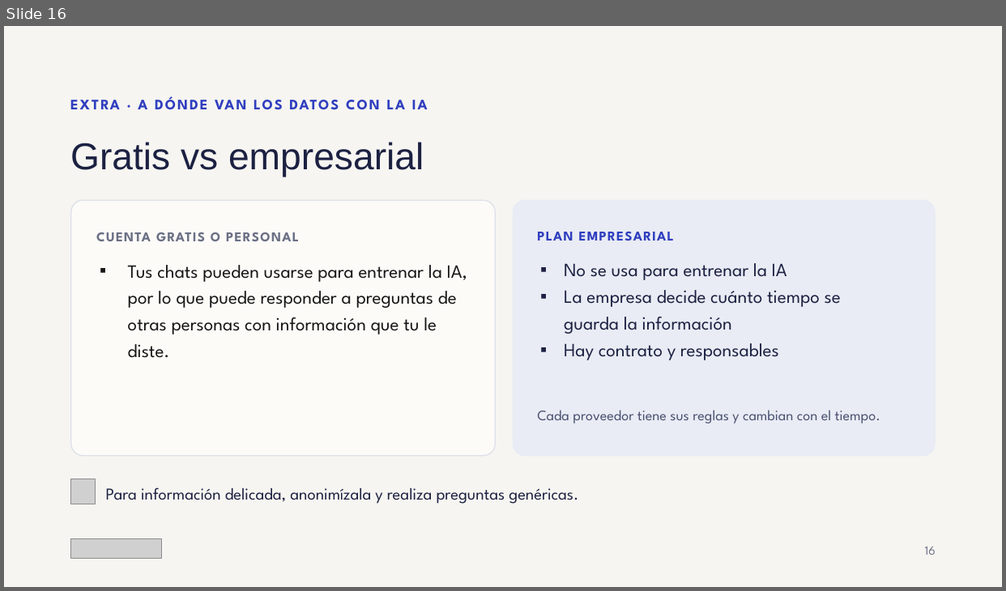
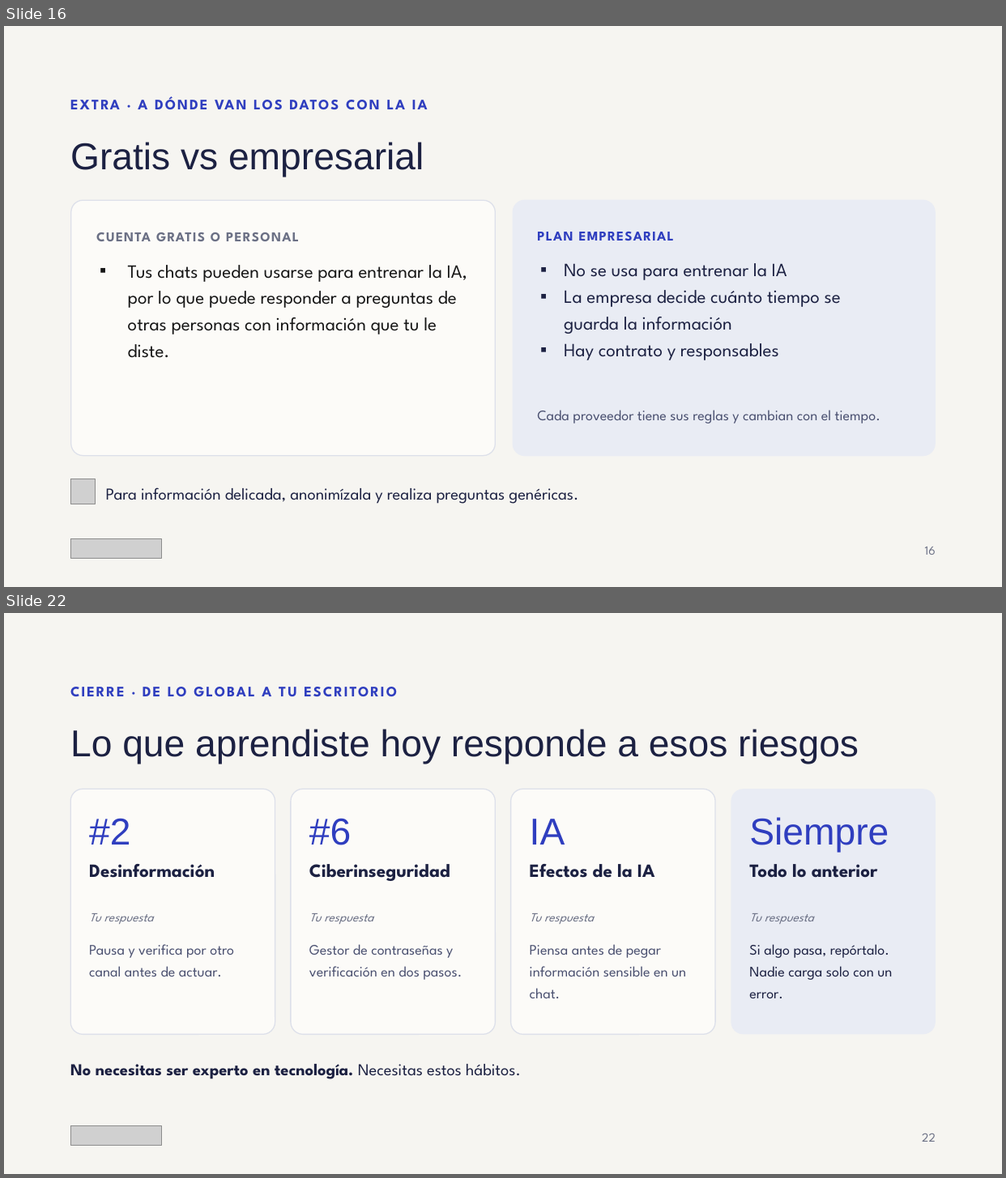
Before and after one commit to pralogy/claudecloudetemasgenerales, a slide deck: Ciberseguridad_sin_ansiedad.pptx. Shown one above the other, each under a label of ours: slide 16 before the commit, slides 16 and 22 after it; the slides between them are not shown. The pictures are 1006x591 and 1006x1178 pixels, drawn with LibreOffice and Linux fonts; fonts in the diff are those of the drawing; grey boxes stand for pictures. Boxes give left, top, right and bottom in pixels: in the first picture for what was removed or moved away, otherwise in the second. Text is boxed around its words. In the diff, an @@ line names an element or a change of style, - is before the commit and + after.

```diff
--- a/Ciberseguridad_sin_ansiedad.pptx
+++ b/Ciberseguridad_sin_ansiedad.pptx
@@ slide 22 added at (4, 613, 1002, 1174), background #F6F5F1 @@
@@ text added at (168, 687, 271, 696), 14 pt, text #2F3EBF, bold @@
+CIERRE · DE LO GLOBAL A TU ESCRITORIO
@@ title added at (70, 729, 859, 764), 36 pt, text #1C2142 @@
+Lo que aprendiste hoy responde a esos riesgos
@@ rounded rectangle added at (70, 789, 275, 1034), fill #FCFBF8, outline #DDE0EA 1 pt @@
@@ rounded rectangle added at (291, 789, 495, 1034), fill #FCFBF8, outline #DDE0EA 1 pt @@
@@ rounded rectangle added at (511, 789, 715, 1034), fill #FCFBF8, outline #DDE0EA 1 pt @@
@@ rounded rectangle added at (731, 789, 936, 1034), fill #E9ECF4 @@
@@ text added at (89, 818, 130, 845), 36 pt, text #2F3EBF @@
+#2
@@ text added at (309, 818, 351, 845), 36 pt, text #2F3EBF @@
+#6
@@ text added at (530, 819, 565, 845), 36 pt, text #2F3EBF @@
+IA
@@ text added at (749, 817, 889, 853), 36 pt, text #2F3EBF @@
+Siempre
@@ text added at (89, 864, 215, 878), 18 pt, text #1C2142, bold @@
+Desinformación
@@ text added at (309, 864, 450, 881), 18 pt, text #1C2142, bold @@
+Ciberinseguridad
@@ text added at (530, 864, 655, 878), 18 pt, text #1C2142, bold @@
+Efectos de la IA
@@ text added at (749, 864, 878, 878), 18 pt, text #1C2142, bold @@
+Todo lo anterior
@@ text added at (89, 914, 154, 924), 12 pt, text #6B7085, italic @@
+Tu respuesta
@@ text added at (309, 914, 373, 924), 12 pt, text #6B7085, italic @@
+Tu respuesta
@@ text added at (530, 914, 594, 924), 12 pt, text #6B7085, italic @@
+Tu respuesta
@@ text added at (749, 914, 814, 924), 12 pt, text #6B7085, italic @@
+Tu respuesta
@@ text added at (89, 944, 234, 977), 14 pt, text #4A5070 @@
+Pausa y verifica por otro canal antes de actuar.
@@ text added at (309, 944, 462, 980), 14 pt, text #4A5070 @@
+Gestor de contraseñas y verificación en dos pasos.
@@ text added at (530, 944, 686, 999), 14 pt, text #4A5070 @@
+Piensa antes de pegar información sensible en un chat.
@@ text added at (749, 944, 892, 999), 14 pt, text #1C2142 @@
+Si algo pasa, repórtalo. Nadie carga solo con un error.
@@ text added at (70, 1064, 521, 1080), 16 pt, text #1C2142, bold @@
+No necesitas ser experto en tecnología. Necesitas estos hábitos.
@@ picture added at (70, 1127, 162, 1145) @@
@@ text added at (922, 1133, 936, 1142), 12 pt, text #6B7085 @@
+22
```
Also in this commit, not shown: 7 slides changed, 4 other slides added, 1 slide removed.
